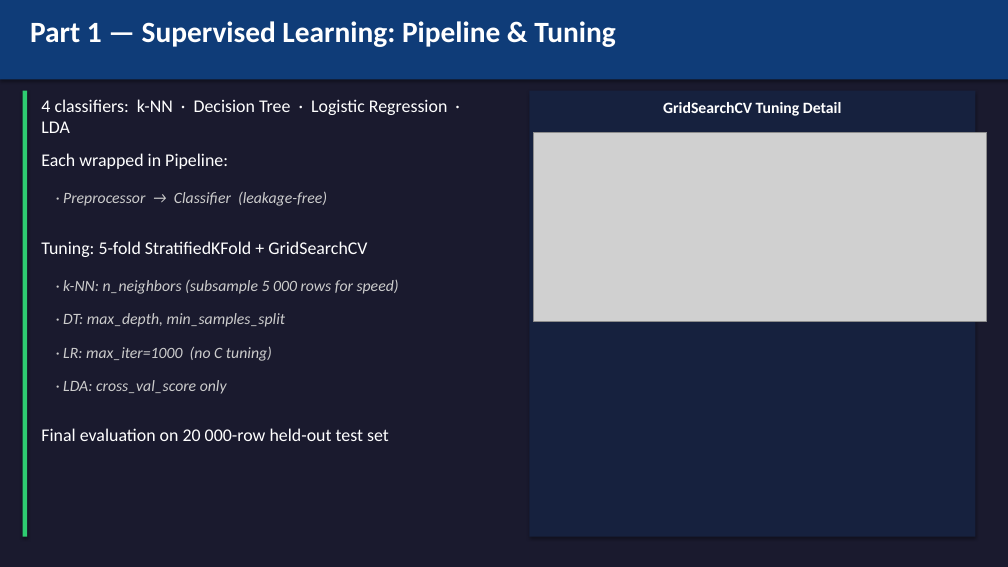
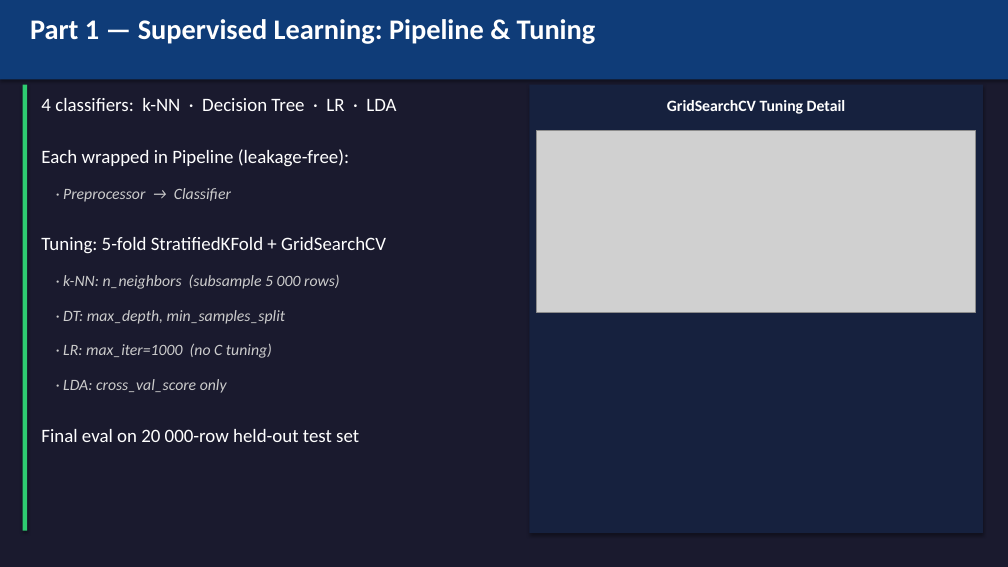
Before and after one commit to Clement-NI/Machine_learning_project_kaggle_start_up_success_data, a slide deck: slide 4 of scientificProject1/report/presentation.pptx. Drawn at 1008x567 pixels with LibreOffice and Linux fonts; fonts in the diff are those of the drawing; grey boxes stand for pictures. Boxes give left, top, right and bottom in pixels: in the first picture for what was removed or moved away, otherwise in the second. Text is boxed around its words. In the diff, an @@ line names an element or a change of style, - is before the commit and + after.

```diff
--- a/scientificProject1/report/presentation.pptx
+++ b/scientificProject1/report/presentation.pptx
@@ text "Part 1 — Supervised Learning: ..." at [30, 19, 596, 44]: size 28 to 27 pt @@
@@ rectangle: place and size @@
-rectangle at [23, 91, 27, 537]
+rectangle at [23, 85, 27, 531]
@@ rectangle: place and size @@
-rectangle at [529, 91, 975, 537]
+rectangle at [529, 85, 983, 533]
@@ text at [41, 98, 396, 111]: text changed; size 17 to 18 pt @@
-4 classifiers: k-NN · Decision Tree · Logistic Regression · LDA
+4 classifiers: k-NN · Decision Tree · LR · LDA
@@ text "GridSearchCV Tuning Detail": place and size @@
-text "GridSearchCV Tuning Detail" at [663, 102, 842, 116]
+text "GridSearchCV Tuning Detail" at [667, 100, 846, 114]
@@ text at [41, 149, 349, 167]: text changed; size 17 to 18 pt @@
-Each wrapped in Pipeline:
+Each wrapped in Pipeline (leakage-free):
@@ picture: place and size @@
-picture at [533, 132, 987, 321]
+picture at [537, 130, 975, 312]
@@ text at [63, 188, 231, 202]: text changed @@
-· Preprocessor → Classifier (leakage-free)
+· Preprocessor → Classifier
@@ text "Tuning: 5-fold StratifiedKFold + GridSearchCV" at [41, 237, 386, 254]: size 17 to 18 pt @@
@@ text at [63, 274, 340, 289]: text changed @@
-· k-NN: n_neighbors (subsample 5 000 rows for speed)
+· k-NN: n_neighbors (subsample 5 000 rows)
@@ text at [41, 429, 359, 442]: text changed; size 17 to 18 pt @@
-Final evaluation on 20 000-row held-out test set
+Final eval on 20 000-row held-out test set
```
Also in this commit, not shown: 9 other slides changed, 3 slides added, 1 slide removed.
